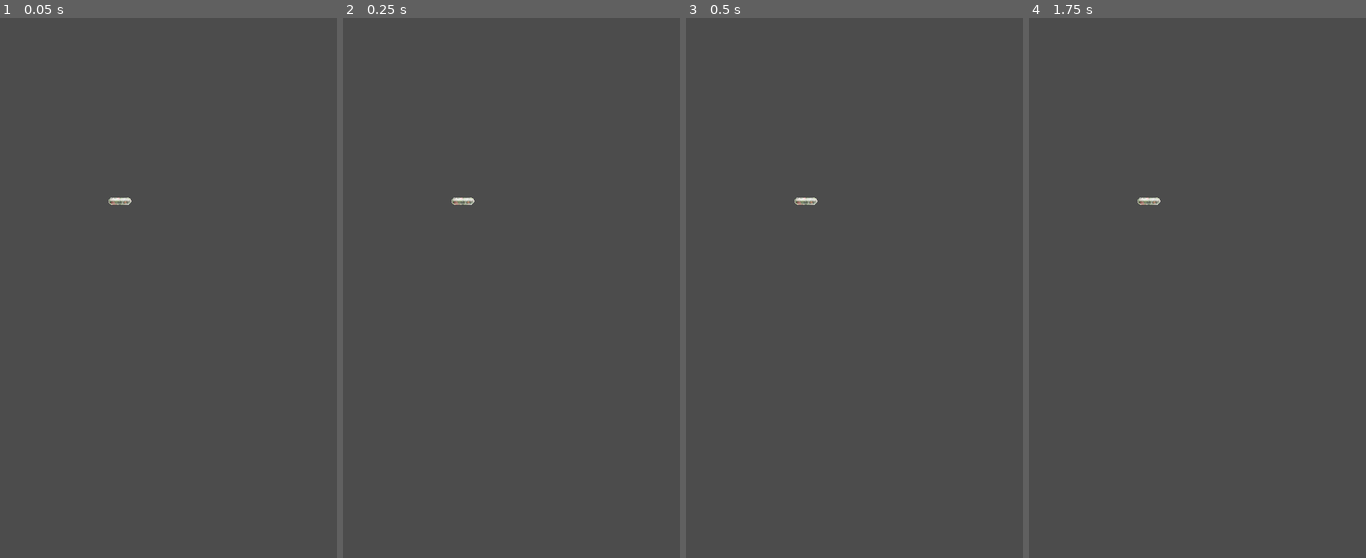
Above: before the commit, frames 1-4 (left to right).
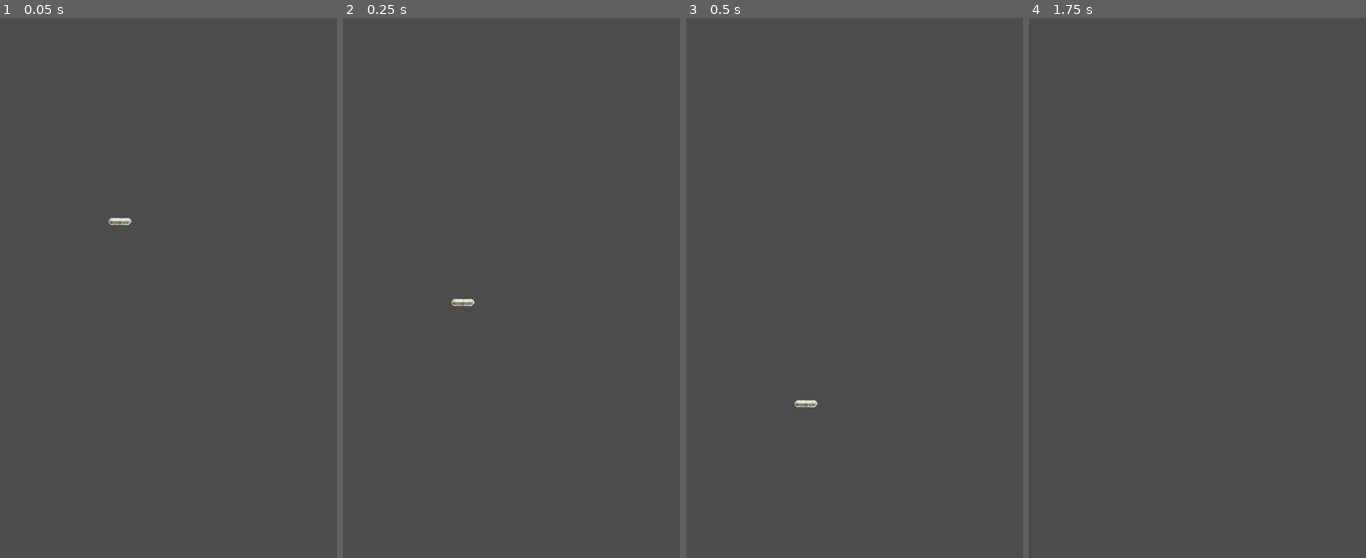
Above: after the commit, the same moments.

Repository: chapita3/BodyRescue
Game: Godot game, scene res://Bala.tscn
Two runs of this game, one before a commit and one after it. Both use one fixed random seed, a clock stepped at 60 frames per second and the inputs below. This scene is started directly instead of the project's main scene.
Inputs (mouse positions are in pixels of both pictures, inside the frame that each line leads up to):
- Up to frame 1 (0.05 s): no input
- Up to frame 2 (0.25 s): no input
- Up to frame 3 (0.5 s): no input
- Up to frame 4 (1.75 s): tap Enter at 0.5 s; move the mouse to (1271, 261) at 0.52 s; hold Right (ui_right) 0.53-1.25 s; click (1271, 261) at 0.67 s; tap Space at 1.25 s; drag from (1130, 315) to (1150, 201) at 1.27 s

The runs differ from the first frame. In frame 1, 0.2% of the frame differs, in the area x 32-39%, y 33-39%; in frame 2, 0.2%; in frame 3, 0.2%; in frame 4, less than 0.1%.
Error before the commit: Parse Error: The identifier "angulo" isn't declared in the current scope. (res://Bala.gd:14)

Commit message:
balaGD ok

Diff:
--- a/Bala.gd
+++ b/Bala.gd
@@ -1,43 +1,35 @@
-extends KinematicBody2D
+extends Area2D
 
-const SPEED = 1000
+const SPEED = 600
 var velocity = Vector2()
-
+var angulo
 var destroyed = false
 
+func _ready():
+	angulo = Vector2( cos(rotation), sin(rotation) )
+
 func _physics_process(delta):
-	var collision = move_and_collide(velocity*delta)
-	#if collision:
-	#	velocity = velocity.bounce(collision.normal)
-#		emit_signal("shooted")
 
 	position+= (angulo * SPEED) * delta
 
 #func set_bala_direction(direction):
 #	velocity = direction * SPEED
 
-func kill_bala():
-	if (!destroyed):
-		destroyed = true
-		call_deferred("free")
 
-func _on_Area2D_body_entered(body):
+func _on_Bala_body_entered(body):
 	if body != self:
 		if("Bacteria" in body.name):
 			body.elim()
 			Global.new_bacteria_kill()
-			Global.play()
 		else:
 			if("Bala" in body.name):
-				body.kill_bala()
-		kill_bala()
+				body.queue_free()
+		queue_free()
 
-func _on_Area2D_Bala_area_entered(area):
+
+func _on_Bala_area_entered(area):
 	if ("Ataque" in area.name):
-		kill_bala()
+		queue_free()
 
 func _on_Visibilidad_screen_exited():
 	queue_free()
-
-func _on_punch_finished():
-	kill_bala()
